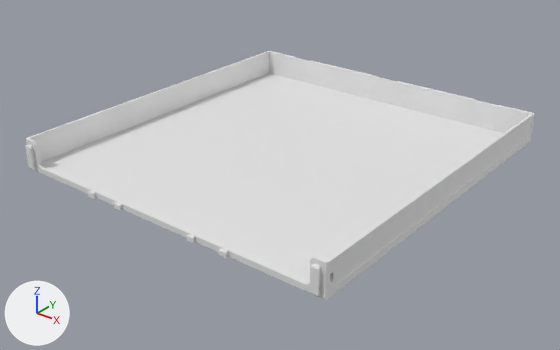
Before and after pictures for a commit that changed the glTF model parts/270/DecorDrawer_270-3W-05H.lib.glb.
Before and after are seen from a camera (50 mm lens) standing at (312.0, -400.0, 229.0) and looking at (2.0, -12.0, -11.0). Arrows for +X, +Y and +Z are at lower left; the lights stay in place. The picture after the commit comes second. Where no turn or scale is listed for an object, it has been applied to the vertices. Vertices at exactly the same position are counted once.

The older version as bpy lines, for what is in view:
```python
me_decordrawer_270_3w_05h = bpy.data.meshes.new('DecorDrawer_270-3W-05H')
me_decordrawer_270_3w_05h.from_pydata(...)  # 576 vertices, 1156 faces; spans x -126.0..126.0, y -132.0..132.0, z -11.0..11.0
ob_decordrawer_270_3w_05h = bpy.data.objects.new('DecorDrawer_270-3W-05H', me_decordrawer_270_3w_05h)
ob_decordrawer_270_3w_05h.location = (0.0, 0.0, 11.0)
```
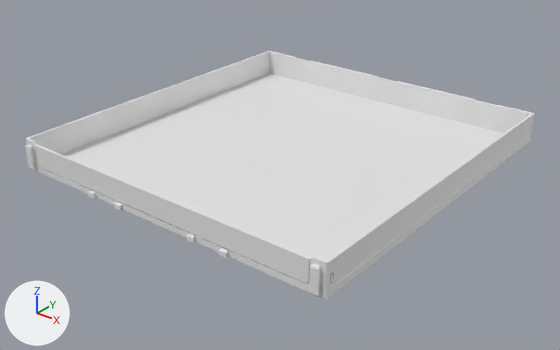
The edits, one by one:
me_decordrawer_270_3w_05h is used by ob_decordrawer_270_3w_05h; location (0.0, 0.0, 11.0).
me_decordrawer_270_3w_05h had 576 vertices, 1156 faces and spanned x -126.0..126.0, y -132.0..132.0, z -11.0..11.0.
me_decordrawer_270_3w_05h now has 796 vertices, 1608 faces and spans x -126.0..126.0, y -132.0..132.0, z -11.0..11.0.
me_decordrawer_270_3w_05h part 1: 172 vertices added at x -115.0..115.0, y -130.0..-128.0, z -7.0..9.0.
Other edits to the shape of me_decordrawer_270_3w_05h do not show in these pictures.

Boxes [x1, y1, x2, y2] around the edits, measured in the pictures (560 x 350 px):
part 1 of me_decordrawer_270_3w_05h, added: after [35, 144, 312, 285]
